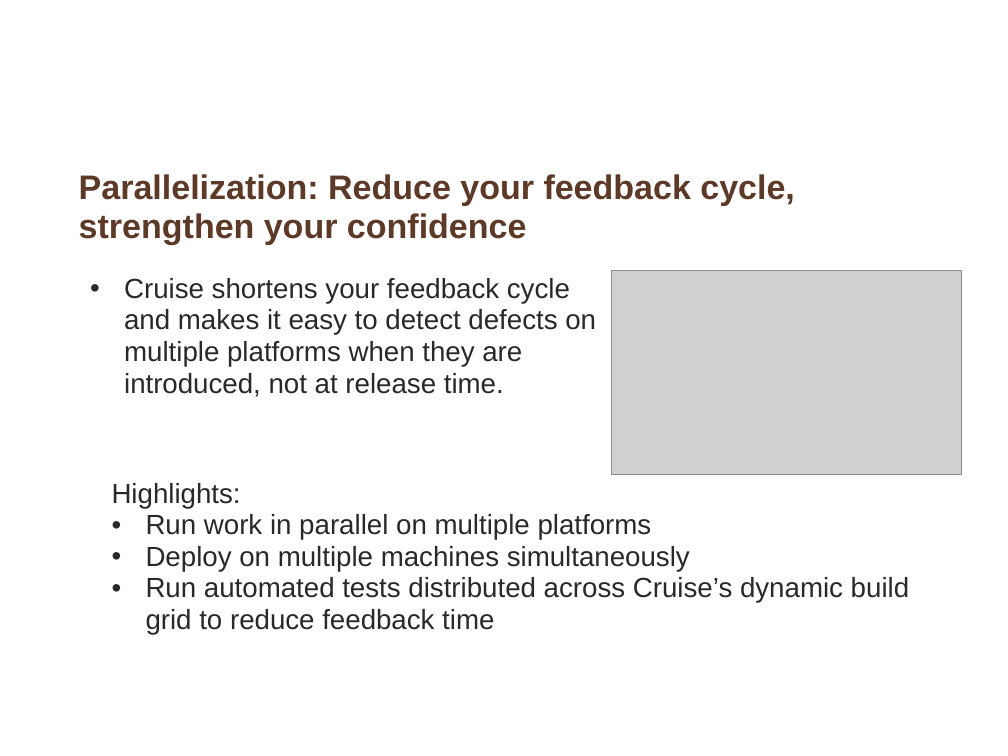
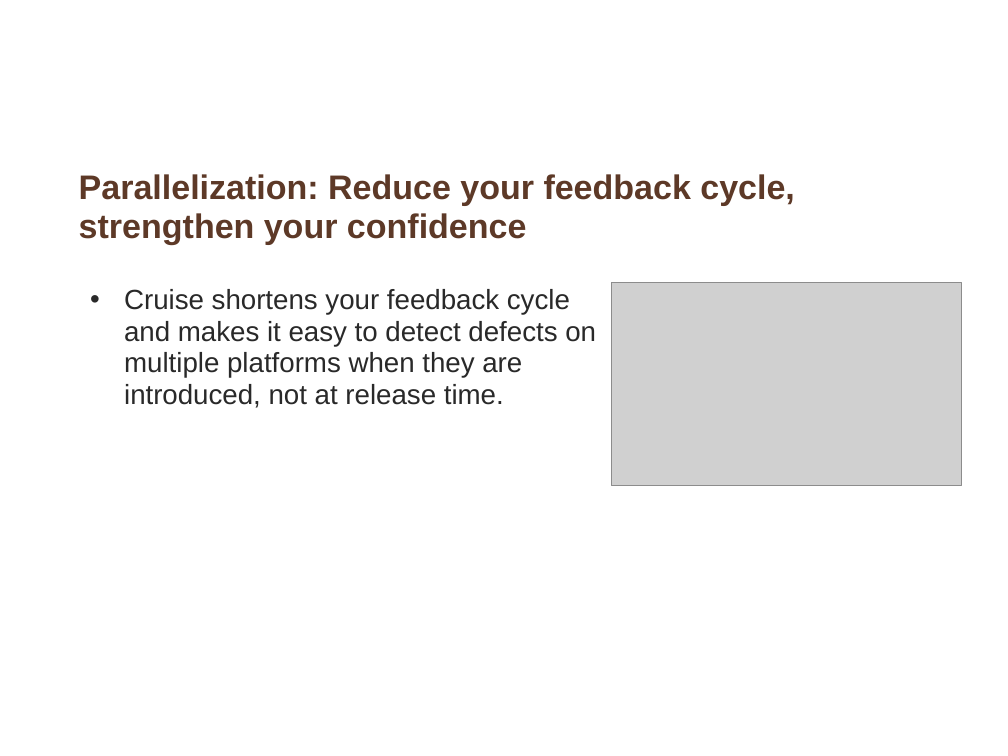
Before and after one commit to whimet/cruisetraining, a slide deck: slide 5 of Core_features_of_Cruise.ppt. Drawn at 1008x756 pixels with LibreOffice and Linux fonts; fonts in the diff are those of the drawing; grey boxes stand for pictures; background and template pictures are left out. Boxes give left, top, right and bottom in pixels: in the first picture for what was removed or moved away, otherwise in the second. Text is boxed around its words. In the diff, an @@ line names an element or a change of style, - is before the commit and + after.

```diff
--- a/Core_features_of_Cruise.ppt
+++ b/Core_features_of_Cruise.ppt
@@ text "Cruise shortens your feedback cycle ...": place and size @@
-text "Cruise shortens your feedback cycle ..." at [124,278,596,397]
+text "Cruise shortens your feedback cycle ..." at [124,289,596,408]
@@ picture: place and size @@
-picture at [612,271,962,475]
+picture at [612,282,962,485]
@@ text removed at [112,483,909,634] @@
-  Highlights:
-  • Run work in parallel on multiple platforms
-  • Deploy on multiple machines simultaneously
-  • Run automated tests distributed across Cruise’s dynamic build grid to reduce feedback time
```
Also in this commit, not shown: 5 other slides changed, 1 slide removed, 1 other file.
